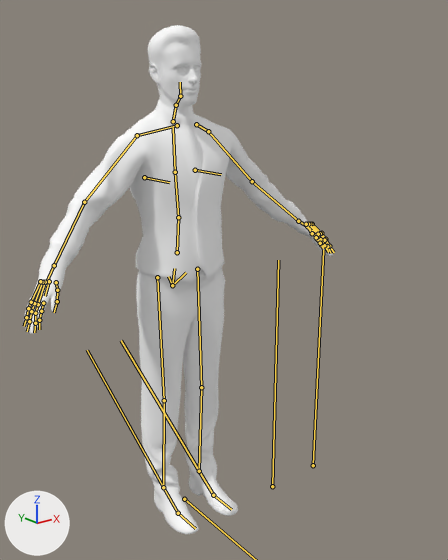
One commit to the FBX model Assets/Game/3DMoldel/ManHansome_root_motion.fbx: the scene before it, then after it.
Rendered twice from a 50 mm lens placed at (-1.37, -1.99, 1.8), pointed at (0.22, -0.01, 1.01). Arrows for +X, +Y and +Z are at lower left; the lights stay in place. The bones that bend it are drawn over the model as lines.

The first picture shows 'rp_eric_rigged_001_geo'.
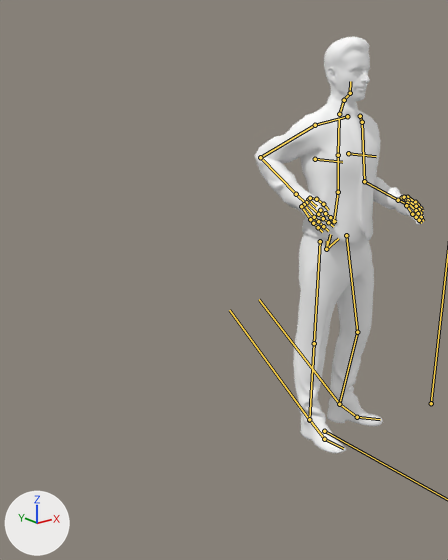
The newer file adds an action. The first version stands in its rest pose; the second is drawn at frame 41 of the action 'metarig|WalkLeft'.

Diff of the bpy script that builds the scene:
```diff
--- a/Assets/Game/3DMoldel/ManHansome_root_motion.fbx.py
+++ b/Assets/Game/3DMoldel/ManHansome_root_motion.fbx.py
@@ bone_spine @@
 bone_spine = bpy.data.objects['metarig'].pose.bones['spine']
-bone_spine.location = (0.0, 0.0, 0.0)
+bone_spine.location = (0.936, 0.004, -0.001)
@@ bone_upper_arm_l @@
 bone_upper_arm_l = bpy.data.objects['metarig'].pose.bones['upper_arm.L']  # child of 'shoulder.L'
-bone_upper_arm_l.rotation_quaternion = (1.0, 0.0, 0.0, 0.0)  # degrees (0, 0, 0)
+bone_upper_arm_l.rotation_quaternion = (0.957, -0.049, 0.138, -0.252)  # degrees (-10, 14, -31)
@@ bone_forearm_l @@
 bone_forearm_l = bpy.data.objects['metarig'].pose.bones['forearm.L']  # child of 'upper_arm.L'
-bone_forearm_l.rotation_quaternion = (1.0, 0.0, 0.0, 0.0)  # degrees (0, 0, 0)
+bone_forearm_l.rotation_quaternion = (0.835, 0.55, 0.0, 0.012)  # degrees (67, -1, 1)
@@ bone_upper_arm_r @@
 bone_upper_arm_r = bpy.data.objects['metarig'].pose.bones['upper_arm.R']  # child of 'shoulder.R'
-bone_upper_arm_r.rotation_quaternion = (1.0, 0.0, 0.0, 0.0)  # degrees (0, 0, 0)
+bone_upper_arm_r.rotation_quaternion = (0.861, -0.435, -0.211, 0.158)  # degrees (-57, -13, 28)
@@ bone_forearm_r @@
 bone_forearm_r = bpy.data.objects['metarig'].pose.bones['forearm.R']  # child of 'upper_arm.R'
-bone_forearm_r.rotation_quaternion = (1.0, 0.0, 0.0, 0.0)  # degrees (0, 0, 0)
+bone_forearm_r.rotation_quaternion = (0.7, 0.714, 0.0, -0.015)  # degrees (91, 1, -1)
@@ bone_thigh_l @@
 bone_thigh_l = bpy.data.objects['metarig'].pose.bones['thigh.L']  # child of 'spine'
-bone_thigh_l.rotation_quaternion = (1.0, 0.0, 0.0, 0.0)  # degrees (0, 0, 0)
+bone_thigh_l.rotation_quaternion = (0.913, -0.054, -0.401, -0.056)  # degrees (-5, -48, -5)
@@ bone_shin_l @@
 bone_shin_l = bpy.data.objects['metarig'].pose.bones['shin.L']  # child of 'thigh.L'
-bone_shin_l.rotation_quaternion = (1.0, 0.0, 0.0, 0.0)  # degrees (0, 0, 0)
+bone_shin_l.rotation_quaternion = (0.994, 0.113, 0.0, 0.0)  # degrees (13, 0, 0)
@@ bone_thigh_r @@
 bone_thigh_r = bpy.data.objects['metarig'].pose.bones['thigh.R']  # child of 'spine'
-bone_thigh_r.rotation_quaternion = (1.0, 0.0, 0.0, 0.0)  # degrees (0, 0, 0)
+bone_thigh_r.rotation_quaternion = (1.0, 0.022, 0.002, 0.002)  # degrees (3, 0, 0)
@@ bone_shin_r @@
 bone_shin_r = bpy.data.objects['metarig'].pose.bones['shin.R']  # child of 'thigh.R'
-bone_shin_r.rotation_quaternion = (1.0, 0.0, 0.0, 0.0)  # degrees (0, 0, 0)
+bone_shin_r.rotation_quaternion = (0.999, -0.049, 0.0, 0.0)  # degrees (-6, 0, 0)
```

Location of each change, (x1, y1, x2, y2) in pixels of the pictures (448 x 560 px):
'rp_eric_rigged_001_geo', posed (45% narrower, 18% shorter): before (24, 25, 334, 534); after (255, 37, 424, 453)
bone 'spine', root to tip: before (172, 285) to (174, 268); after (326, 249) to (330, 234)
bone 'upper_arm.L', root to tip: before (208, 131) to (252, 181); after (362, 122) to (364, 181)
bone 'forearm.L', root to tip: before (252, 181) to (298, 221); after (364, 181) to (398, 200)
bone 'upper_arm.R', root to tip: before (137, 135) to (84, 202); after (315, 125) to (260, 157)
bone 'forearm.R', root to tip: before (84, 202) to (54, 265); after (260, 157) to (296, 194)
bone 'thigh.L', root to tip: before (197, 269) to (201, 387); after (346, 235) to (357, 332)
bone 'shin.L', root to tip: before (201, 387) to (199, 471); after (357, 332) to (339, 404)
bone 'thigh.R', root to tip: before (157, 277) to (164, 400); after (320, 241) to (314, 343)
bone 'shin.R', root to tip: before (164, 400) to (163, 487); after (314, 343) to (309, 419)
